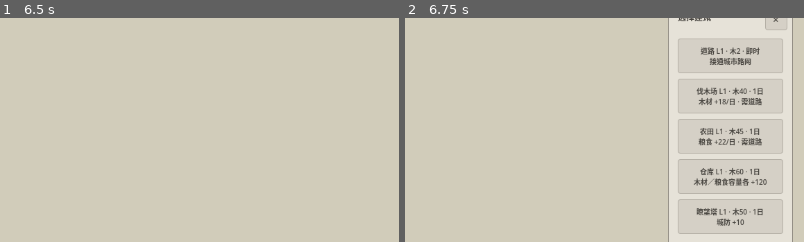
Above: before the commit, frames 1-2 (left to right).
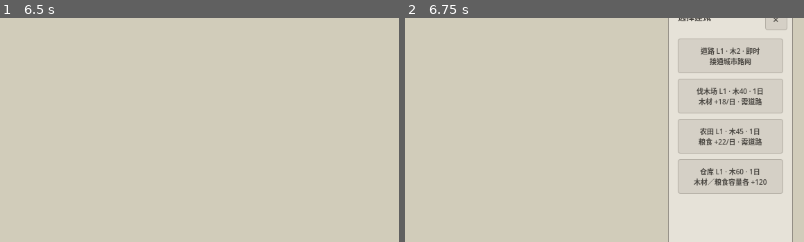
Above: after the commit, the same moments.

Repository: dodabojcuk-sys/Peace-Under-Heaven
Game: Godot game, scene res://scenes/blank_map.tscn
Two runs of this game, one before a commit and one after it. Both use one fixed random seed, a clock stepped at 60 frames per second and the inputs below.
Inputs:
- Up to frame 1 (6.5 s): click "1×" at 0.5 s; click "暂停" at 1.25 s; click "继续" at 2 s; click "展开" at 2.75 s; click "征募 5 人 · 15 粮" at 3.5 s; click "未任命" at 4.25 s; click "石器改良 · 2" at 5 s; click "收起" at 5.75 s
- Up to frame 2 (6.75 s): click "建造" at 6.5 s
The pictures show only the part of the screen within x 50-100%, y 40-90%; the shares and areas given below are measured in that part.

Frame 1 is identical in both runs. In frame 2, 0.8% of the frame differs, in the area x 68-95%, y 80-97%.

Commit message:
fix: remove watchtower from city build catalog

Diff:
--- a/resources/definitions/buildings/watchtower.tres
+++ b/resources/definitions/buildings/watchtower.tres
@@ -17,6 +17,7 @@
 description = "城防 +10；降低公开骚扰损失"
 level = 1
 build_days = 1
+build_catalog_visible = false
 footprint = Vector2i(2, 2)
 wood_cost = 50
 capabilities = Array[ExtResource("2_capability")]([SubResource("BuildingCapability_defense")])
--- a/scripts/construction_controller.gd
+++ b/scripts/construction_controller.gd
@@ -2009,6 +2009,16 @@
 	return result
 
 
+func get_build_catalog_definition_ids() -> Array[StringName]:
+	var result: Array[StringName] = []
+	for definition_id in _definitions_by_id:
+		var definition := get_definition(definition_id)
+		if definition != null and definition.build_catalog_visible:
+			result.append(definition_id)
+	result.sort()
+	return result
+
+
 func get_building_count() -> int:
 	return _building_records_by_id.size()
 
@@ -2776,6 +2786,10 @@
 	for entry in catalog_entries:
 		var button := entry[0] as Button
 		var definition := entry[1] as BuildingDefinition
+		button.visible = definition.build_catalog_visible
+		if not definition.build_catalog_visible:
+			button.disabled = true
+			continue
 		var data := get_definition_build_data(definition.definition_id)
 		var duration_compact := (
 			"即时"
--- a/scripts/content/building_definition.gd
+++ b/scripts/content/building_definition.gd
@@ -9,6 +9,7 @@
 @export var level := 1
 @export var build_days := 0
 @export var next_level_definition_id: StringName
+@export var build_catalog_visible := true
 @export var placement_kind: StringName = &"placed"
 @export var footprint := Vector2i.ONE
 @export var road_anchor_offsets: Array[Vector2i] = []
--- /dev/null
+++ b/tests/run_watchtower_catalog_smoke.gd
@@ -0,0 +1,81 @@
+extends SceneTree
+
+
+const CITY_SCENE: PackedScene = preload("res://scenes/blank_map.tscn")
+const WATCHTOWER_ID := &"building.watchtower.t1"
+
+var failures: Array[String] = []
+
+
+func _initialize() -> void:
+	call_deferred("_run")
+
+
+func _run() -> void:
+	var scene := CITY_SCENE.instantiate() as Node2D
+	root.add_child(scene)
+	await process_frame
+	await process_frame
+	var city: Node = scene.get_node("ConstructionController")
+	var watchtower_button: Button = scene.get_node(
+		"UI/Shell/ConstructionMenu/WatchtowerButton"
+	)
+	var catalog_ids: Array[StringName] = (
+		city.get_build_catalog_definition_ids()
+	)
+	_check(
+		not watchtower_button.visible
+			and not catalog_ids.has(WATCHTOWER_ID),
+		"通用建造菜单按定义资格隐藏瞭望塔"
+	)
+	_check(
+		city.get_definition(WATCHTOWER_ID) != null
+			and city.get_definition_ids().has(WATCHTOWER_ID),
+		"瞭望塔定义仍注册并可查询"
+	)
+	for expected_id in [
+		&"building.road.t1",
+		&"building.logging_camp.t1",
+		&"building.farm.t1",
+		&"building.warehouse.t1",
+	]:
+		_check(
+			catalog_ids.has(expected_id),
+			"其他可建定义保持目录可见：%s" % expected_id
+		)
+	var before_count: int = city.get_building_count()
+	var watchtower_id: int = city.place_definition_at_cell(
+		WATCHTOWER_ID,
+		Vector2i(20, 20),
+		false,
+		true
+	)
+	_check(
+		watchtower_id > 0
+			and city.get_building_count() == before_count + 1
+			and city.get_building_record(watchtower_id).definition_id
+				== WATCHTOWER_ID,
+		"瞭望塔 fixture placement、查询和显示仍可使用"
+	)
+	scene.queue_free()
+	await process_frame
+	_finish()
+
+
+func _check(condition: bool, description: String) -> void:
+	if condition:
+		print("PASS: %s" % description)
+	else:
+		failures.append(description)
+		push_error("FAIL: %s" % description)
+
+
+func _finish() -> void:
+	if failures.is_empty():
+		print("WATCHTOWER_CATALOG_SMOKE PASS")
+		quit(0)
+	else:
+		print("WATCHTOWER_CATALOG_SMOKE FAIL (%d)" % failures.size())
+		for failure in failures:
+			print(" - %s" % failure)
+		quit(1)
Not shown, added: tests/run_watchtower_catalog_smoke.gd.uid
